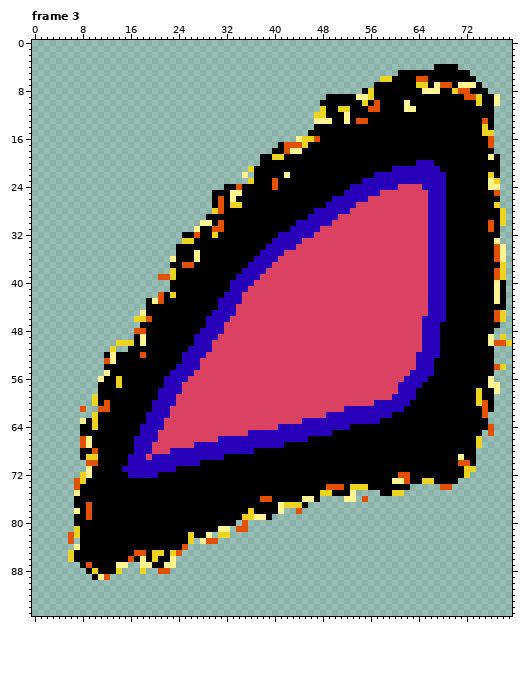
Two states of a pixel-art file, Assets/Raw/Sprites/Enemies/Boss4/PhaseSwitch/Right_3.aseprite. Above is the file before it was changed.
80x96 pixels, 8 frames. Shown: frame 3. The commit also changed other frames, which this record leaves out.
The same view after the edit:
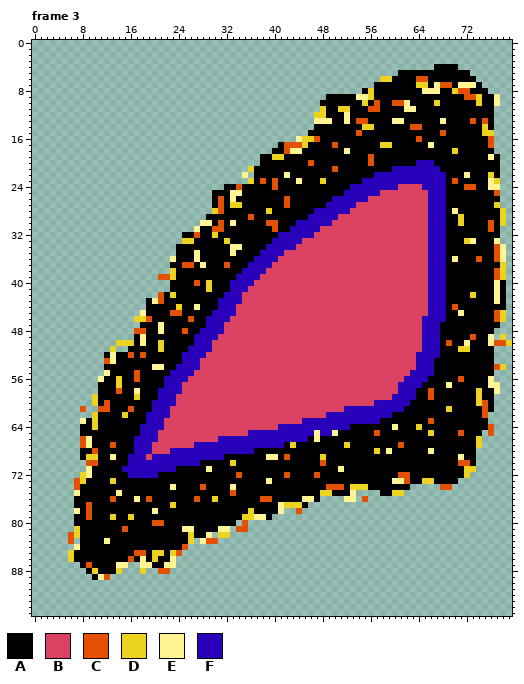
Palette (. is transparent): A #000000  B #db4161  C #e35100  D #ebd320  E #fff392  F #2800ba
What changed:
Changed rows in their new state; - is an unchanged pixel.
Frame 3, layer "Base":
first column x 12:
10 ------------------------------------------------CC-----D-------
13 ------------------------------------------------EE------E----C-
14 -------------------------------------------DD------CC----------
15 ------------------------------------------C-------------C------
16 ----------------------------------------------------C----------
17 --------------------------------------C-------DD------E--------
18 ----------------------------------------E-----------------D----
19 --------------------------------------------C------------------
20 ----------------------------------C---------C------------------
21 --------------------------------------C------------------------
22 ------------------------------------------------------------E--
23 --------------------------C-----E---D---------------------C----
24 ------------------------------------------------------------CC-
26 ------------------------------C--------------------------------
27 ------------------------------C--------------------------------
28 ---------------------------D------------------------------E----
29 ------------------------C----------------------------------D---
30 ---------------------E-----CC------------------------------D---
31 ----------------------------C----------------------------------
33 --------------------D---------------------------------------DE-
34 ---------------------EE----------------------------------------
35 ---------------------E-----------------------------------------
36 ----------------------------------------------------------E---C
37 ----------------E---C------------------------------------------
40 ---------------C-D---------------------------------------------
41 -----------------D---------------------------------------------
42 -------------------------------------------------------------D-
44 ------------D--E------------------------------------------C----
45 -----------CC----------------------------------------------E---
46 --------------C------------------------------------------------
47 ---------E-----------------------------------------------------
48 ---------E---C-------------------------------------------------
49 -------------------------------------------------------------C-
50 ---------D-----------------------------------------------C--E--
51 ---------D-------------------------------------------------DD--
52 ----C----------------------------------------------------------
54 --------EE-----------------------------------------------------
55 -----C---------------------------------------------------------
56 -----C-----------------------------------------------------C---
57 ---------------------------------------------------------E-----
58 --C--E------------------------------------------------C--------
59 -----D------------------------------------------------C--------
61 ----C----------------------------------------------------D-----
62 ---D-----------------------------------------------------------
63 ------------------------------------------------------C--------
64 ------------------------------------------------E---D----------
65 -----------------------------------E--E------C--------D----C---
66 -----------------------------------E---------------------------
67 -C-----------------------------D--------D--------C-------------
68 ---------------------------------------------D-E------E--------
69 -E-------------------------EE-C-----D--------------------------
70 ---------------------D--------------C--------------------------
71 -----------------E---------------------E-----------------------
72 ----------------------C-------C----C---------------------------
73 -D-------------------------E-----------------------------------
74 -----------E----C----E-----------------------------------------
75 --E------------------C-----------------------------------------
76 -C---E-C-------C--D--------------------------------------------
77 -----------D---------------------------------------------------
78 --------E------------------------------------------------------
79 -D--D----------------------------------------------------------
80 --------CC-----------------------------------------------------
81 ---C---------EE------------------------------------------------
83 E--------------------------------------------------------------
